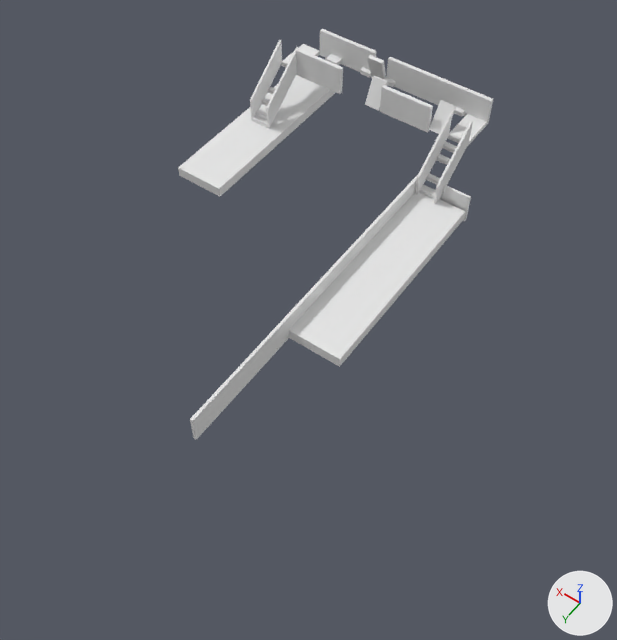
What one commit did to the FBX model Assets/sample/TGC2021eki.fbx.
Before and after are seen from a camera (50 mm lens) standing at (-86.3, 105.4, 110.9) and looking at (-38.5, 38.5, 5.7). Lighting does not change. The marker at lower right points along +X, +Y and +Z. Where no turn or scale is listed for an object, it has been applied to the vertices.

The older version as bpy lines, for what is in view:
```python
me_立方体_018 = bpy.data.meshes.new('立方体.018')
me_立方体_018.from_pydata(...)  # a box spanning x -5.0..5.0, y -20.0..20.0, z -1.0..1.0
me_立方体_023 = bpy.data.meshes.new('立方体.023')
me_立方体_023.from_pydata(...)  # a box spanning x -9.41..1.0, y -0.4..0.4, z -3.09..2.47
me_立方体_030 = bpy.data.meshes.new('立方体.030')
me_立方体_030.from_pydata(...)  # a box spanning x -1.0..1.0, y -1.0..1.0, z -1.0..1.0
me_立方体_036 = bpy.data.meshes.new('立方体.036')
me_立方体_036.from_pydata(...)  # a box spanning x -0.3..0.3, y -30.9..33.2, z -2.7..2.7
ob_立方体_014 = bpy.data.objects.new('立方体.014', me_立方体_018)
ob_立方体_014.location = (-40.3, 19.5, 0.8)
ob_立方体_019 = bpy.data.objects.new('立方体.019', me_立方体_023)
ob_立方体_019.location = (-22.6, -8.7, 11.2)
ob_立方体_026 = bpy.data.objects.new('立方体.026', me_立方体_030)
ob_立方体_026.location = (-37.1, -5.6, 6.2)
ob_立方体_026.scale = (1.11, 0.496, 0.418)
ob_立方体_032 = bpy.data.objects.new('立方体.032', me_立方体_036)
ob_立方体_032.location = (-35.1, 29.5, 2.3)
# also in view: '立方体' at (0.0, 0.0, 0.0); '立方体.007' at (-7.3, -8.7, 10.9); '立方体.020' at (-28.9, -16.7, 10.9); '立方体.012' at (-8.5, -16.7, 10.9); '立方体.002' at (-2.0, -4.0, 7.5)
```
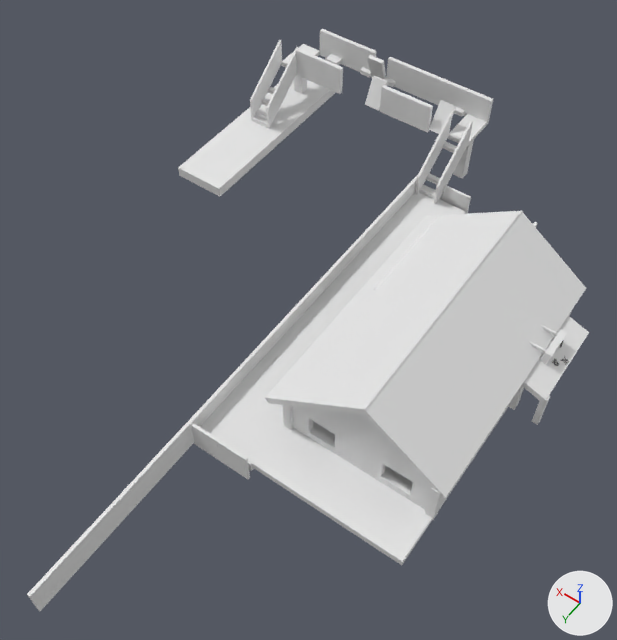
What differs and where, as boxes (x1, y1, x2, y2) in the pictures (617 x 640 px):
'立方体.075', added
    after: (364, 211, 586, 498)
'立方体.074', added
    after: (265, 211, 523, 416)
'立方体.014', mesh rescaled (50% wider, 59% taller)
    before: (289, 192, 465, 367)
    after: (200, 192, 465, 471)
'立方体.063', added
    after: (251, 407, 508, 565)
'立方体.032', mesh rescaled (71% wider, 64% taller)
    before: (190, 173, 419, 440)
    after: (27, 173, 419, 611)
'立方体.084', added
    after: (292, 406, 431, 510)
'立方体.076', added
    after: (523, 316, 589, 402)
'立方体.056', added
    after: (191, 423, 250, 479)
'立方体.026', moved, rescaled
    before: (436, 154, 450, 165)
    after: (453, 140, 474, 178)
'立方体.039', added
    after: (425, 488, 442, 520)
'立方体.077', added
    after: (540, 329, 567, 365)
'立方体.036', added
    after: (283, 405, 293, 430)
'立方体.079', added
    after: (532, 395, 550, 425)
'立方体.023', added
    after: (294, 75, 307, 94)
'立方体.038', added
    after: (508, 384, 524, 410)
'立方体.043', added
    after: (439, 404, 509, 509)
'立方体.085', added
    after: (541, 325, 558, 335)
'立方体.086', added
    after: (529, 342, 546, 352)
'立方体.072', added
    after: (533, 222, 537, 227)

Patch to the scene script:
```diff
--- a/Assets/sample/TGC2021eki.fbx.py
+++ b/Assets/sample/TGC2021eki.fbx.py
@@ me_立方体_018 @@
 me_立方体_018.from_pydata(...)  # 8 vertices, 6 faces; spans x -5.0..5.0, y -20.0..20.0, z -1.0..1.0
+# me_立方体_018 part 1: the whole mesh is scaled about its middle by (1, 1.57, 1), then moved by (0.0, 11.3, 0.0)
@@ me_立方体_036 @@
 me_立方体_036.from_pydata(...)  # 8 vertices, 6 faces; spans x -0.3..0.3, y -30.9..33.2, z -2.7..2.7
+# me_立方体_036 part 2: the whole mesh is scaled about its middle by (1, 1.49, 1), then moved by (0.0, 15.7, 0.0)
@@ me_立方体_064 @@
+me_立方体_064.from_pydata([(-1.0, -1.0, -1.0), (0.68, -0.98, 1.15), (-1.0, 1.0, -1.0), (0.68, 1.05, 1.15), (1.0, -1.0, -1.0), (2.68, -0.98, 1.15), (1.0, 1.0, -1.0), (2.68, 1.05, 1.15)], [], [(0, 1, 3, 2), (2, 3, 7, 6), (6, 7, 5, 4), (4, 5, 1, 0), (2, 6, 4, 0), (7, 3, 1, 5)])
@@ me_立方体_076 @@
+me_立方体_076.from_pydata([(-2.98, -7.47, -0.53), (2.61, -7.47, 1.54), (-2.98, 7.47, -0.53), (2.61, 7.47, 1.54), (-2.61, -7.47, -1.54), (2.98, -7.47, 0.53), (-2.61, 7.47, -1.54), (2.98, 7.47, 0.53)], [], [(0, 1, 3, 2), (2, 3, 7, 6), (6, 7, 5, 4), (4, 5, 1, 0), (2, 6, 4, 0), (7, 3, 1, 5)])
@@ me_立方体_077 @@
+me_立方体_077.from_pydata([(-0.36, -2.6, -1.28), (-0.73, -2.6, 1.11), (-0.36, 2.6, -1.28), (-0.73, 2.6, 1.11), (0.73, -2.6, -1.11), (0.36, -2.6, 1.28), (0.73, 2.6, -1.11), (0.36, 2.6, 1.28)], [], [(0, 1, 3, 2), (2, 3, 7, 6), (6, 7, 5, 4), (4, 5, 1, 0), (2, 6, 4, 0), (7, 3, 1, 5)])
@@ ob_立方体_026 @@
 ob_立方体_026 = bpy.data.objects.new('立方体.026', me_立方体_030)
-ob_立方体_026.location = (-37.1, -5.6, 6.2)
-ob_立方体_026.scale = (1.11, 0.496, 0.418)
+ob_立方体_026.location = (-38.0, -12.7, 3.4)
+ob_立方体_026.scale = (-1.0, -1.0, -5.39)
@@ ob_立方体_056 @@
+ob_立方体_056 = bpy.data.objects.new('立方体.056', me_立方体_056)  # 20 vertices, 18 faces; spans x -7.01..3.23, y -0.23..0.23, z -1.0..4.83
+ob_立方体_056.location = (-38.4, 62.9, 0.0)
@@ ob_立方体_072 @@
+ob_立方体_072 = bpy.data.objects.new('立方体.072', me_立方体_074)  # a box spanning x -0.27..0.27, y -3.94..8.23, z -2.66..2.66
+ob_立方体_072.location = (-57.8, 2.1, 2.7)
@@ ob_立方体_075 @@
+ob_立方体_075 = bpy.data.objects.new('立方体.075', me_立方体_065)  # a box spanning x -1.0..1.0, y -1.0..1.0, z -1.0..1.0; in mat_マテリアル (white #e7e7e7)
+ob_立方体_075.location = (-64.6, 32.2, 13.2)
+ob_立方体_075.rotation_euler = (0.0, -0.96, -3.142)  # degrees (0, -55, -180)
+ob_立方体_075.scale = (-0.537, -21.9, -8.08)
@@ ob_立方体_084 @@
+ob_立方体_084 = bpy.data.objects.new('立方体.084', me_立方体_091)  # 56 vertices, 58 faces; spans x -1.0..1.0, y -1.0..1.31, z -3.69..1.45
+ob_立方体_084.location = (-58.0, 53.1, 5.0)
+ob_立方体_084.rotation_euler = (0.0, 0.0, -3.142)  # degrees (0, 0, -180)
+ob_立方体_084.scale = (-11.5, -0.538, -3.38)
@@ ob_立方体_074 @@
+ob_立方体_074 = bpy.data.objects.new('立方体.074', me_立方体_064)
+ob_立方体_074.location = (-51.7, 32.2, 12.9)
+ob_立方体_074.rotation_euler = (0.0, 0.96, 3.142)  # degrees (0, 55, 180)
+ob_立方体_074.scale = (-0.537, -21.9, -8.55)
@@ ob_立方体_076 @@
+ob_立方体_076 = bpy.data.objects.new('立方体.076', me_立方体_076)
+ob_立方体_076.location = (-72.3, 24.0, 7.6)
@@ ob_立方体_085 @@
+ob_立方体_085 = bpy.data.objects.new('立方体.085', me_立方体_030.copy())  # the mesh of ob_立方体_026
+ob_立方体_085.location = (-70.6, 22.3, 10.4)
+ob_立方体_085.rotation_euler = (0.0, 0.0, -3.142)  # degrees (0, 0, -180)
+ob_立方体_085.scale = (-1.95, -0.114, -0.192)
@@ ob_立方体_038 @@
+ob_立方体_038 = bpy.data.objects.new('立方体.038', me_立方体_030.copy())  # the mesh of ob_立方体_026
+ob_立方体_038.location = (-70.9, 30.8, 4.4)
+ob_立方体_038.rotation_euler = (0.0, 0.0, 3.142)  # degrees (0, 0, 180)
+ob_立方体_038.scale = (-0.687, -0.687, -3.38)
@@ ob_立方体_077 @@
+ob_立方体_077 = bpy.data.objects.new('立方体.077', me_立方体_077)
+ob_立方体_077.location = (-72.3, 24.0, 9.4)
@@ ob_立方体_086 @@
+ob_立方体_086 = bpy.data.objects.new('立方体.086', me_立方体_030.copy())  # the mesh of ob_立方体_026
+ob_立方体_086.location = (-70.6, 26.1, 10.4)
+ob_立方体_086.rotation_euler = (0.0, 0.0, -3.142)  # degrees (0, 0, -180)
+ob_立方体_086.scale = (-1.95, -0.114, -0.192)
@@ ob_立方体_036 @@
+ob_立方体_036 = bpy.data.objects.new('立方体.036', me_立方体_005)  # a box spanning x -1.0..1.0, y -1.0..1.0, z -1.18..1.0
+ob_立方体_036.location = (-45.9, 53.5, 4.8)
+ob_立方体_036.rotation_euler = (0.0, 0.0, 3.142)  # degrees (0, 0, 180)
+ob_立方体_036.scale = (-0.687, -0.687, -3.38)
@@ ob_立方体_063 @@
+ob_立方体_063 = bpy.data.objects.new('立方体.063', me_立方体_063)  # a box spanning x -12.7..12.7, y -16.1..34.3, z -0.6..0.6
+ob_立方体_063.location = (-57.8, 27.5, 1.2)
@@ ob_立方体_043 @@
+ob_立方体_043 = bpy.data.objects.new('立方体.043', me_立方体_030.copy())  # the mesh of ob_立方体_026
+ob_立方体_043.location = (-70.0, 42.3, 4.8)
+ob_立方体_043.rotation_euler = (0.0, 0.0, -3.142)  # degrees (0, 0, -180)
+ob_立方体_043.scale = (-0.537, -10.9, -3.38)
@@ ob_立方体_079 @@
+ob_立方体_079 = bpy.data.objects.new('立方体.079', me_立方体_030.copy())  # the mesh of ob_立方体_026
+ob_立方体_079.location = (-75.0, 30.8, 3.6)
+ob_立方体_079.rotation_euler = (0.0, 0.0, -3.142)  # degrees (0, 0, -180)
+ob_立方体_079.scale = (-0.503, -0.503, -3.32)
@@ ob_立方体_039 @@
+ob_立方体_039 = bpy.data.objects.new('立方体.039', me_立方体_010)  # a box spanning x -1.0..1.0, y -1.0..1.0, z -1.33..1.0
+ob_立方体_039.location = (-70.0, 53.5, 4.8)
+ob_立方体_039.rotation_euler = (0.0, 0.0, 3.142)  # degrees (0, 0, 180)
+ob_立方体_039.scale = (-0.687, -0.687, -3.38)
@@ ob_立方体_059 @@
+ob_立方体_059 = bpy.data.objects.new('立方体.059', me_立方体_059)  # a box spanning x -1.0..1.0, y -1.0..1.0, z -1.38..1.4
+ob_立方体_059.location = (-70.0, 11.3, 4.8)
+ob_立方体_059.rotation_euler = (0.0, 0.0, 3.142)  # degrees (0, 0, 180)
+ob_立方体_059.scale = (-0.687, -0.687, -3.38)
@@ ob_立方体_023 @@
+ob_立方体_023 = bpy.data.objects.new('立方体.023', me_立方体_030.copy())  # the mesh of ob_立方体_026
+ob_立方体_023.location = (0.0, -12.7, 3.4)
+ob_立方体_023.rotation_euler = (0.0, 0.0, -3.142)  # degrees (0, 0, -180)
+ob_立方体_023.scale = (-1.0, -1.0, -5.39)
```
